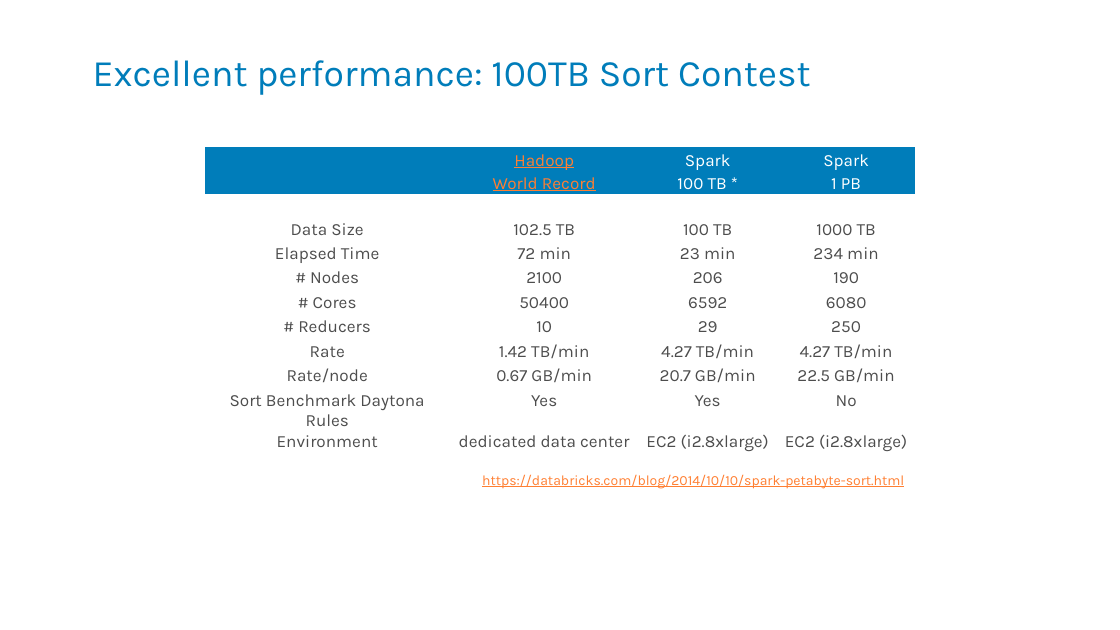
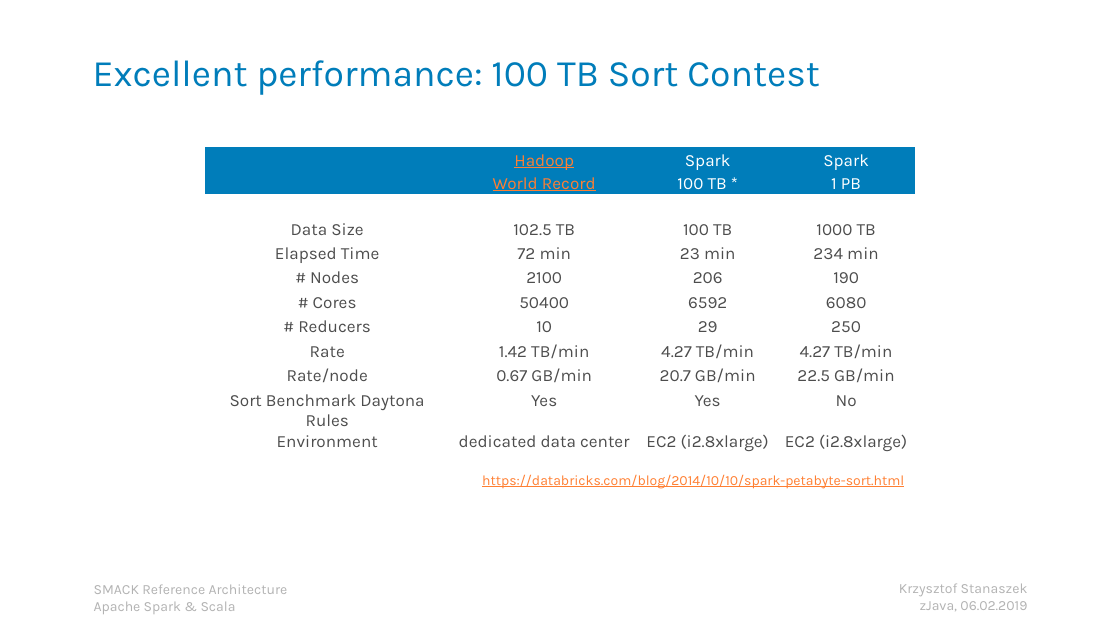
Before and after one commit to kstanaszek/SparkAndScalaInTandem, a slide deck: slide 6 of src/main/resources/slides.pptx. Drawn at 1120x630 pixels with LibreOffice and Linux fonts; fonts in the diff are those of the drawing. Boxes give left, top, right and bottom in pixels: in the first picture for what was removed or moved away, otherwise in the second. Text is boxed around its words. In the diff, an @@ line names an element or a change of style, - is before the commit and + after.

```diff
--- a/src/main/resources/slides.pptx
+++ b/src/main/resources/slides.pptx
@@ title at <box>93,60,820,95</box>: spaces changed @@
-Excellent performance: 100TB Sort Contest
+Excellent performance: 100 TB Sort Contest
@@ text added at <box>94,584,288,614</box>, 9 pt, text #B3B3B3 @@
+SMACK Reference Architecture
+Apache Spark & Scala
@@ text added at <box>899,583,1028,611</box>, 9 pt, text #B3B3B3 @@
+Krzysztof Stanaszek
+zJava, 06.02.2019
```
Also in this commit, not shown: 19 other slides changed, 2 slides added, 1 slide removed, 8 other files.
